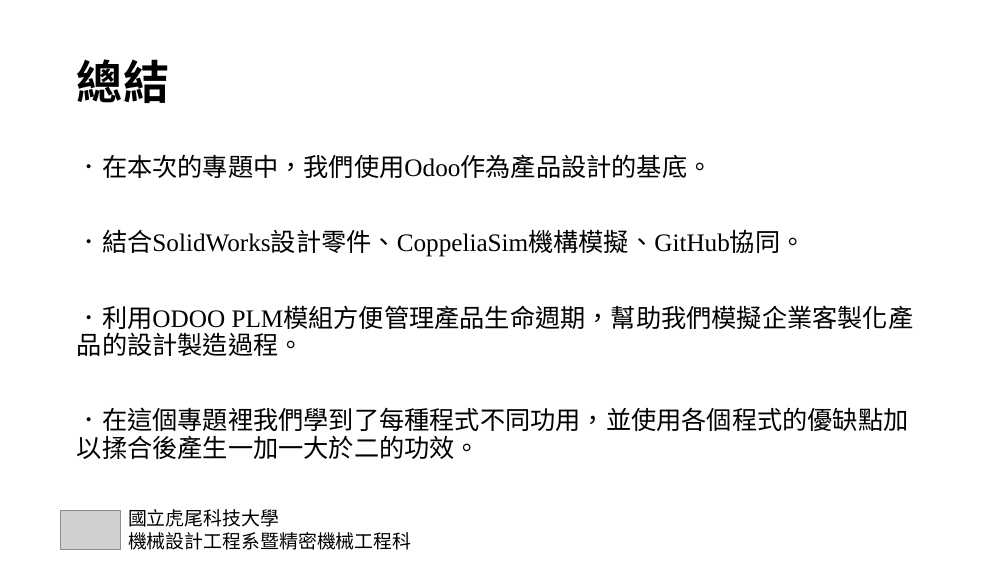
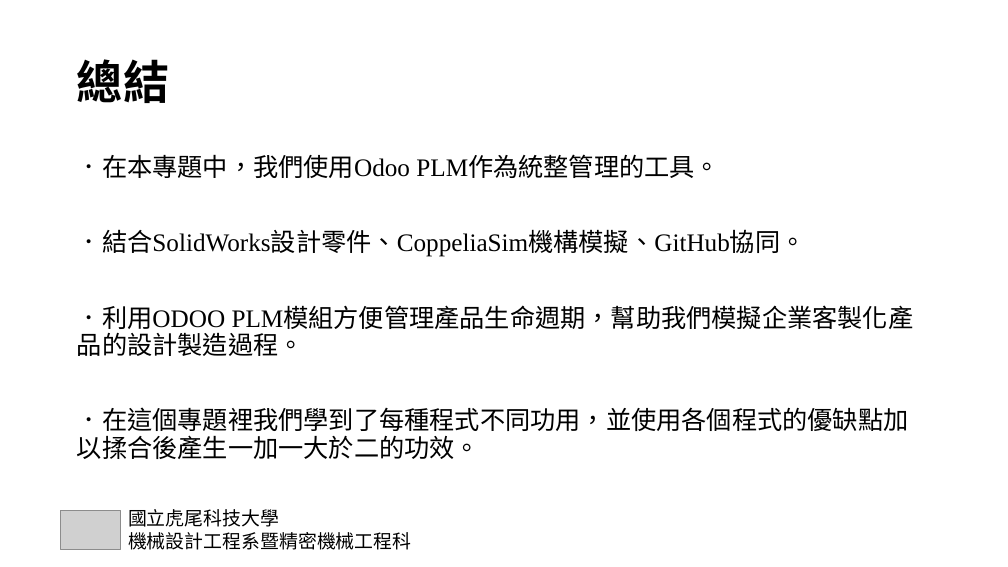
Before and after one commit to snowfall-killer/pj4101, a slide deck: slide 18 of PPT/專題報告PPT.pptx (slide 26 before the commit). Drawn at 1008x567 pixels with LibreOffice and Linux fonts; fonts in the diff are those of the drawing; grey boxes stand for pictures. Boxes give left, top, right and bottom in pixels: in the first picture for what was removed or moved away, otherwise in the second. Text is boxed around its words. In the diff, an @@ line names an element or a change of style, - is before the commit and + after.

```diff
--- a/PPT/專題報告PPT.pptx
+++ b/PPT/專題報告PPT.pptx
@@ text at [77,154,720,178]: text changed @@
-．在本次的專題中，我們使用Odoo作為產品設計的基底。
+．在本專題中，我們使用Odoo PLM作為統整管理的工具。
```
Also in this commit, not shown: 10 other slides changed, 8 slides removed.
